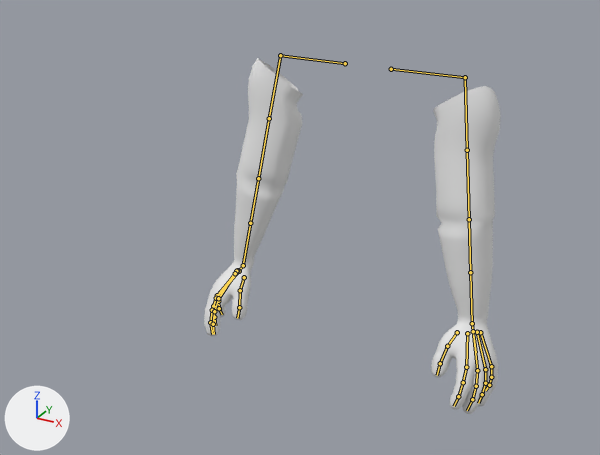
An edit to the Blender file Character.blend, drawn before and after from the same camera.
Before and after are seen from a 50 mm camera at (0.724, -1.571, 0.444) aimed at (0.054, -0.352, -0.166). Lighting does not change. The marker at lower left points along +X, +Y and +Z. The bones that bend it are drawn over the model as lines.

Names of what the first picture shows: 'Manny'.
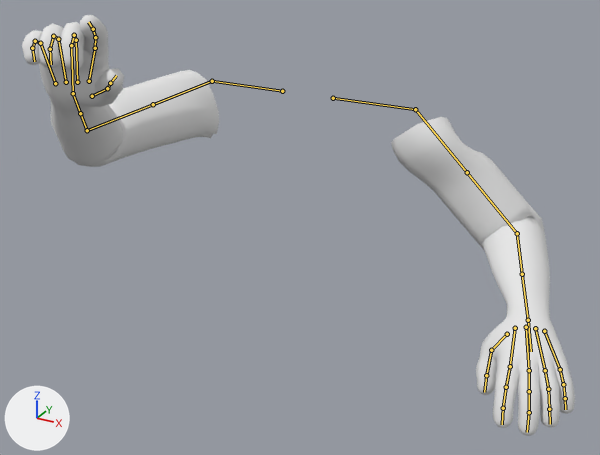
The newer file adds an action. The first version stands in its rest pose; the second is drawn at frame 5 of the action 'TestPunch'.

Edits to the bpy script that builds the scene:
```text
Change bone_c_pos:
    where bone_c_pos = bpy.data.objects['rig'].pose.bones['c_pos']
    bone_c_pos.location: (0.0, 0.0, 0.0) -> (0.0, 0.272, 0.0)
Change bone_c_index1_r:
    where bone_c_index1_r = bpy.data.objects['rig'].pose.bones['c_index1.r']  # child of 'c_index1_rot.r'
    bone_c_index1_r.rotation_euler: (0.0, 0.0, 0.0) -> (0.314, 0.0, 0.0)  # degrees (0, 0, 0) -> degrees (18, 0, 0)
Change bone_c_index2_r:
    where bone_c_index2_r = bpy.data.objects['rig'].pose.bones['c_index2.r']  # child of 'c_index2_rot.r'
    bone_c_index2_r.rotation_euler: (0.0, 0.0, 0.0) -> (0.611, 0.0, 0.0)  # degrees (0, 0, 0) -> degrees (35, 0, 0)
Change bone_c_index3_r:
    where bone_c_index3_r = bpy.data.objects['rig'].pose.bones['c_index3.r']  # child of 'c_index3_rot.r'
    bone_c_index3_r.rotation_euler: (0.0, 0.0, 0.0) -> (0.82, 0.0, 0.0)  # degrees (0, 0, 0) -> degrees (47, 0, 0)
Change bone_c_thumb2_r:
    where bone_c_thumb2_r = bpy.data.objects['rig'].pose.bones['c_thumb2.r']  # child of 'c_thumb2_rot.r'
    bone_c_thumb2_r.rotation_euler: (0.0, 0.0, 0.0) -> (0.349, 0.0, 0.0)  # degrees (0, 0, 0) -> degrees (20, 0, 0)
Change bone_c_thumb3_r:
    where bone_c_thumb3_r = bpy.data.objects['rig'].pose.bones['c_thumb3.r']  # child of 'c_thumb3_rot.r'
    bone_c_thumb3_r.rotation_euler: (0.0, 0.0, 0.0) -> (0.454, -0.175, 0.192)  # degrees (0, 0, 0) -> degrees (26, -10, 11)
Change bone_c_fist_r:
    where bone_c_fist_r = bpy.data.objects['rig'].pose.bones['c_fist.r']  # child of 'hand.r'
    bone_c_fist_r.scale: (1.0, 1.0, 1.0) -> (0.81, 0.81, 0.81)
Change bone_c_arms_pole_r:
    where bone_c_arms_pole_r = bpy.data.objects['rig'].pose.bones['c_arms_pole.r']
    bone_c_arms_pole_r.location: (0.0, 0.0, 0.0) -> (-0.128, 0.089, 0.133)
Change bone_c_hand_ik_r:
    where bone_c_hand_ik_r = bpy.data.objects['rig'].pose.bones['c_hand_ik.r']
    bone_c_hand_ik_r.location: (0.0, 0.0, 0.0) -> (-1.139, -1.313, 0.791)
    bone_c_hand_ik_r.rotation_euler: (0.0, 0.0, 0.0) -> (0.262, -0.82, 1.99)  # degrees (0, 0, 0) -> degrees (15, -47, 114)
Change bone_c_hand_ik_l:
    where bone_c_hand_ik_l = bpy.data.objects['rig'].pose.bones['c_hand_ik.l']
    bone_c_hand_ik_l.location: (0.0, 0.0, 0.0) -> (0.626, -1.101, 0.833)
    bone_c_hand_ik_l.rotation_euler: (0.0, 0.0, 0.0) -> (0.227, 0.611, -0.332)  # degrees (0, 0, 0) -> degrees (13, 35, -19)
```

What differs and where, as boxes [x1, y1, x2, y2] in the pictures (600 x 455 px):
'Manny', posed (86% wider, 18% taller): before [204, 58, 501, 414]; after [22, 15, 575, 436]
bone 'c_index2.r', root to tip: before (214, 311) to (213, 324); after (95, 37) to (93, 29)
bone 'c_index3.r', root to tip: before (213, 324) to (214, 334); after (93, 29) to (88, 22)
bone 'c_thumb2.r', root to tip: before (240, 290) to (239, 307); after (107, 88) to (110, 83)
bone 'c_thumb3.r', root to tip: before (239, 307) to (237, 318); after (110, 83) to (116, 75)
